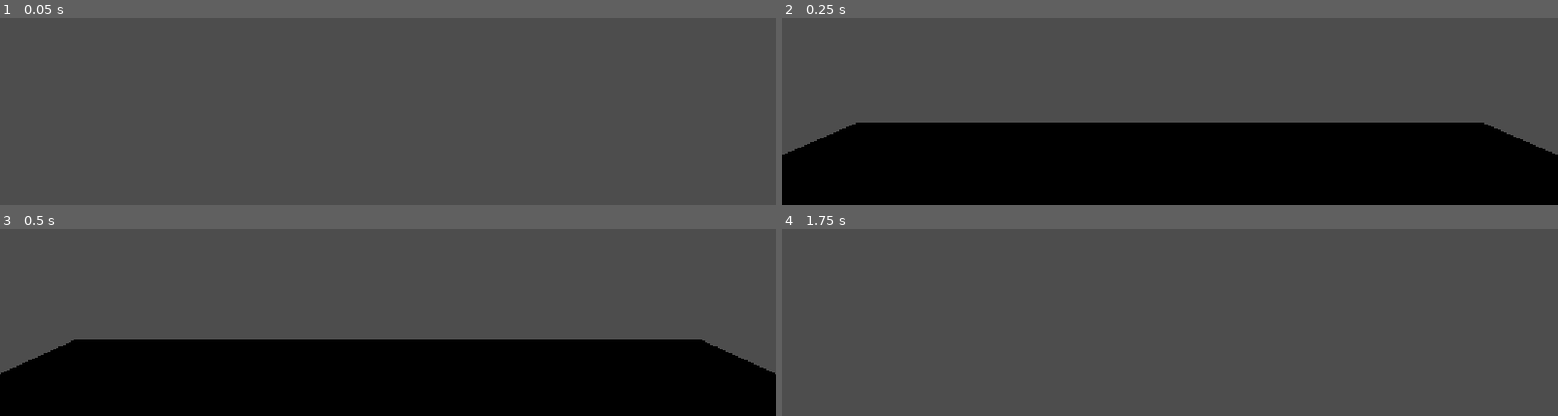
Above: before the commit, frames 1-4 (two rows, left to right).
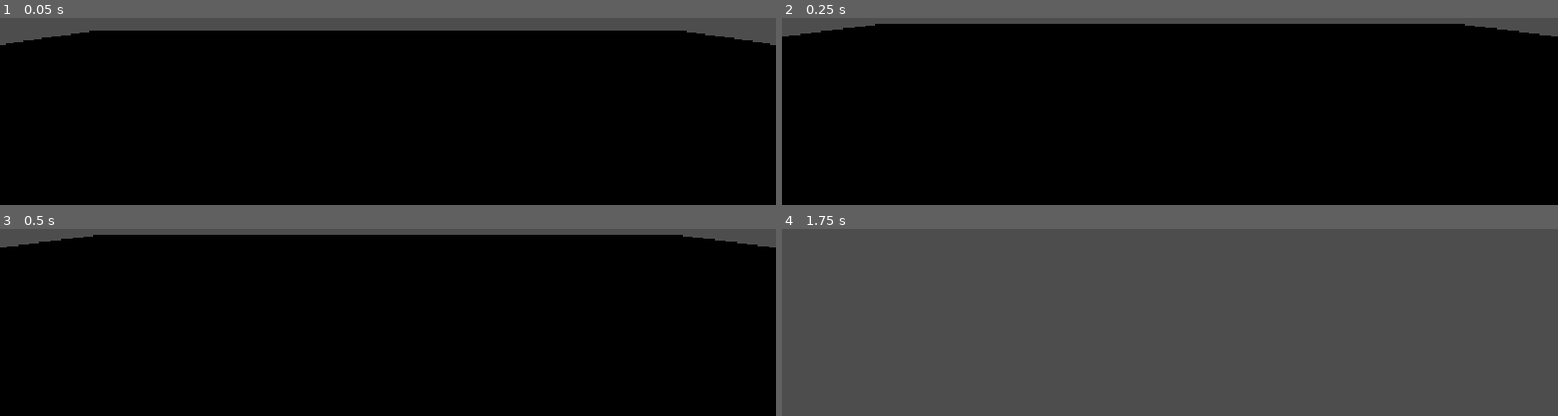
Above: after the commit, the same moments.

Repository: GameDevProjectGE362785/Banjong-GameHorror-Using-Voice-Commands-for-In-Game-Character-Control
Game: Godot game, scene res://Test/Test.tscn
The game is run twice, just before and just after one commit, with the same random seed, the same clock (stepped at 60 frames per second) and the same inputs.
Inputs (mouse positions are in pixels of both pictures, inside the frame that each line leads up to):
- Up to frame 1 (0.05 s): no input
- Up to frame 2 (0.25 s): no input
- Up to frame 3 (0.5 s): no input
- Up to frame 4 (1.75 s): tap Enter (ui_accept) at 0.5, 0.6, 0.77, 1.07, 1.35, 1.52 s; move the mouse to (outside the picture) at 0.52 s; hold Up (ui_up) from 0.53 s (still down); move the mouse to (outside the picture) at 1.27 s

The runs differ from the first frame. In frame 1, 92% of the frame differs, in the area x 0-100%, y 6-100%; in frame 2, 54%; in frame 3, 57%; in frame 4, nothing differs.

Commit message:
add model wrench, fuse, box and prepare scene

Diff:
--- /dev/null
+++ b/game-project-ge/Asset/Box/Box.tscn
@@ -0,0 +1,14 @@
+[gd_scene format=3 uid="uid://kpb4chml8u5f"]
+
+[ext_resource type="PackedScene" uid="uid://b5djgvtqjgvca" path="res://Asset/Box/glb/cc0_free_cardboard_box.glb" id="1_28h57"]
+
+[sub_resource type="BoxShape3D" id="BoxShape3D_s1fef"]
+size = Vector3(0.7509155, 0.45965576, 0.56347656)
+
+[node name="Node3D" type="StaticBody3D" unique_id=1432651663]
+
+[node name="Sketchfab_Scene" parent="." unique_id=1274883815 instance=ExtResource("1_28h57")]
+
+[node name="CollisionShape3D" type="CollisionShape3D" parent="." unique_id=58811613]
+transform = Transform3D(1, 0, 0, 0, 1, 0, 0, 0, 1, -0.022064209, 0.23782349, -0.00048828125)
+shape = SubResource("BoxShape3D_s1fef")
--- /dev/null
+++ b/game-project-ge/Asset/Fuse/Fuse.tscn
@@ -0,0 +1,15 @@
+[gd_scene format=3 uid="uid://cktlshhe6u5r5"]
+
+[ext_resource type="PackedScene" uid="uid://brgmheecuc6kd" path="res://Asset/Fuse/Model/FuseModel.tscn" id="1_2nnah"]
+
+[sub_resource type="CylinderShape3D" id="CylinderShape3D_s1fef"]
+height = 2.0124512
+radius = 0.37402344
+
+[node name="Fuse" type="StaticBody3D" unique_id=1962960150]
+
+[node name="FuseModel" parent="." unique_id=782480346 instance=ExtResource("1_2nnah")]
+
+[node name="CollisionShape3D" type="CollisionShape3D" parent="." unique_id=66695635]
+transform = Transform3D(0.35, 0, 0, 0, 0.35, 0, 0, 0, 0.35, 0, 0.018499754, 0)
+shape = SubResource("CylinderShape3D_s1fef")
--- /dev/null
+++ b/game-project-ge/Asset/Fuse/Model/FuseModel.tscn
@@ -0,0 +1,28 @@
+[gd_scene format=3 uid="uid://brgmheecuc6kd"]
+
+[ext_resource type="Material" uid="uid://ch2dasj4gmaww" path="res://Asset/Fuse/Model/Head.tres" id="1_cgjrx"]
+
+[sub_resource type="StandardMaterial3D" id="StandardMaterial3D_qsuaf"]
+transparency = 1
+albedo_color = Color(1, 1, 1, 0.19607843)
+
+[sub_resource type="CylinderMesh" id="CylinderMesh_s1fef"]
+
+[sub_resource type="CylinderMesh" id="CylinderMesh_khhxn"]
+
+[node name="FuseModel" type="Node3D" unique_id=782480346]
+
+[node name="rod" type="MeshInstance3D" parent="." unique_id=529652768]
+transform = Transform3D(0.21, 0, 0, 0, 0.31, 0, 0, 0, 0.21, 0, 0, 0)
+material_override = SubResource("StandardMaterial3D_qsuaf")
+mesh = SubResource("CylinderMesh_s1fef")
+
+[node name="Header" type="MeshInstance3D" parent="." unique_id=1305540615]
+transform = Transform3D(0.255, 0, 0, 0, 0.06, 0, 0, 0, 0.245, 0, -0.27596024, 0)
+material_override = ExtResource("1_cgjrx")
+mesh = SubResource("CylinderMesh_khhxn")
+
+[node name="Header2" type="MeshInstance3D" parent="." unique_id=1803346983]
+transform = Transform3D(0.255, 0, 0, 0, 0.06, 0, 0, 0, 0.245, 0, 0.30890933, 0)
+material_override = ExtResource("1_cgjrx")
+mesh = SubResource("CylinderMesh_khhxn")
--- /dev/null
+++ b/game-project-ge/Asset/Fuse/Model/Head.tres
@@ -0,0 +1,4 @@
+[gd_resource type="StandardMaterial3D" format=3 uid="uid://ch2dasj4gmaww"]
+
+[resource]
+albedo_color = Color(0.14347918, 0.14347921, 0.14347918, 1)
--- /dev/null
+++ b/game-project-ge/Asset/Wrench/Wrench.tscn
@@ -0,0 +1,14 @@
+[gd_scene format=3 uid="uid://d4a6uq4akepgb"]
+
+[ext_resource type="PackedScene" uid="uid://c5kp11otxrlu8" path="res://Asset/Wrench/glb/wrench.glb" id="1_4p3vx"]
+
+[sub_resource type="BoxShape3D" id="BoxShape3D_s1fef"]
+size = Vector3(0.13647461, 0.06046295, 0.5062866)
+
+[node name="Wrench" type="StaticBody3D" unique_id=1082256035]
+
+[node name="Sketchfab_Scene" parent="." unique_id=657429296 instance=ExtResource("1_4p3vx")]
+
+[node name="CollisionShape3D" type="CollisionShape3D" parent="." unique_id=1119606652]
+transform = Transform3D(1, 0, 0, 0, 1, 0, 0, 0, 1, -0.036499023, 0.0073509216, -0.019378662)
+shape = SubResource("BoxShape3D_s1fef")
--- a/game-project-ge/Test/Test.tscn
+++ b/game-project-ge/Test/Test.tscn
@@ -10,6 +10,7 @@
 [node name="Test" type="Node3D" unique_id=56532010]
 
 [node name="StaticBody3D" type="StaticBody3D" parent="." unique_id=715995170]
+transform = Transform3D(4.985, 0, 0, 0, 4.985, 0, 0, 0, 4.985, 0, 0, 0)
 
 [node name="CollisionShape3D" type="CollisionShape3D" parent="StaticBody3D" unique_id=807308150]
 transform = Transform3D(1, 0, 0, 0, 1, 0, 0, 0, 1, -0.06542969, -0.014190674, -0.046569824)
--- a/game-project-ge/player/player.gd
+++ b/game-project-ge/player/player.gd
@@ -23,8 +23,8 @@
 		velocity += get_gravity() * delta
 
 	# Handle jump.
-	if Input.is_action_just_pressed("ui_accept") and is_on_floor():
-		velocity.y = JUMP_VELOCITY
+	#if Input.is_action_just_pressed("ui_accept") and is_on_floor():
+	#	velocity.y = JUMP_VELOCITY
 
 	# Get the input direction and handle the movement/deceleration.
 	var input_dir := Input.get_vector("ui_left", "ui_right", "ui_up", "ui_down")
--- /dev/null
+++ b/game-project-ge/player/test.tscn
@@ -0,0 +1,9 @@
+[gd_scene format=3 uid="uid://j2n8v5lgmym7"]
+
+[node name="Test" type="Control" unique_id=733459793]
+layout_mode = 3
+anchors_preset = 15
+anchor_right = 1.0
+anchor_bottom = 1.0
+grow_horizontal = 2
+grow_vertical = 2
Binary file added: game-project-ge/Asset/Box/glb/cc0_free_cardboard_box.glb
Not shown, added: game-project-ge/Asset/Box/glb/cc0_free_cardboard_box.glb.import
Binary file added: game-project-ge/Asset/Box/glb/cc0_free_cardboard_box_0.png
Not shown, added: game-project-ge/Asset/Box/glb/cc0_free_cardboard_box_0.png.import
Binary file added: game-project-ge/Asset/Box/glb/cc0_free_cardboard_box_1.png
Not shown, added: game-project-ge/Asset/Box/glb/cc0_free_cardboard_box_1.png.import
Binary file added: game-project-ge/Asset/Wrench/glb/wrench.glb
Not shown, added: game-project-ge/Asset/Wrench/glb/wrench.glb.import
Binary file added: game-project-ge/Asset/Wrench/glb/wrench_0.png
Not shown, added: game-project-ge/Asset/Wrench/glb/wrench_0.png.import
Binary file added: game-project-ge/Asset/Wrench/glb/wrench_1.png
Not shown, added: game-project-ge/Asset/Wrench/glb/wrench_1.png.import
